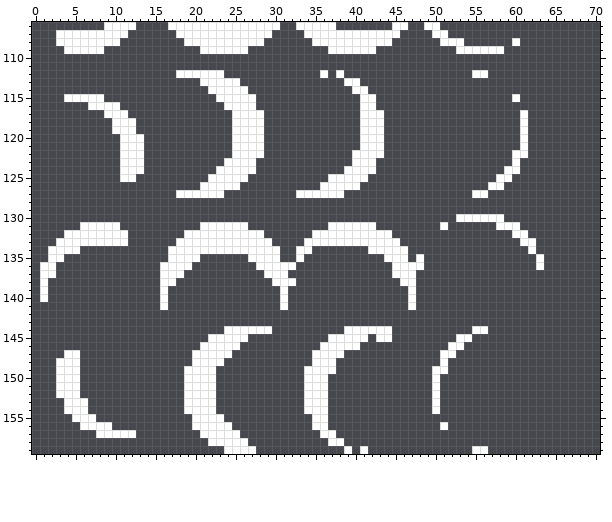
Pixel-art file: aseprite/items.aseprite. The first picture shows the starting point.
160x160 pixels, 1 frame. Pixels under 10% opacity are left out. Colours within 5 levels of each other are drawn and written as one. Shown: x 0..70, y 106..159.
New version:
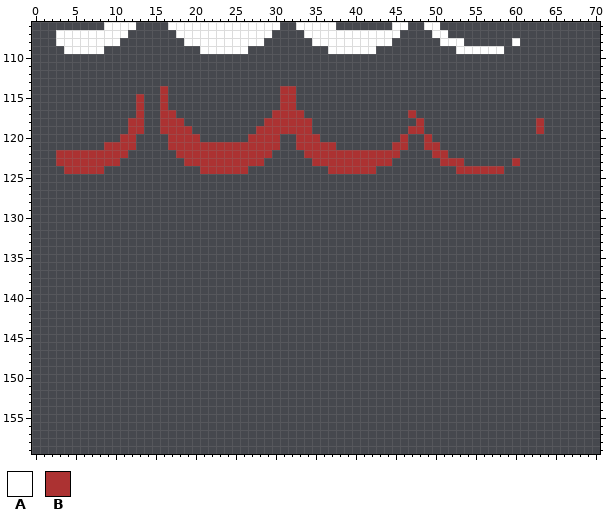
Palette (. is transparent): A #ffffff  B #ac3232
From old to new:
The author put colour B in row 114 at x 16 and 31 to 32; in rows 115 to 116 at x 13, 16 and 31 to 32; in row 117 at x 13, 16 to 17, 30 to 33 and 47; in row 118 at x 13, 16 to 18, 29 to 34, 48 and 63; in row 119 at x 13, 16 to 19, 29 to 34, 47 to 48 and 63; in row 120 at x 17 to 20, 29 to 30, 33 to 35, 46 and 49.
The author put colour B in row 121 at x 9 to 10, 17 to 24, 29 to 30, 33 to 37, 45 to 46 and 49 to 50; in row 122 at x 3 to 10, 18 to 24, 29, 34 to 39, 44 to 45 and 50 to 51; in row 123 at x 3 to 10, 19 to 23, 28, 35 to 39, 43 to 44 and 51 to 53; in row 124 at x 4 to 8, 21 to 22, 37 to 38 and 53 to 58.
Colour A becomes colour B in row 118 at x 12; in row 119 at x 12 and 28; in row 120 at x 11 to 12 and 27 to 28; in row 121 at x 11 to 12 and 25 to 28; in row 122 at x 11, 25 to 28 and 40 to 43; in row 123 at x 24 to 27, 40 to 42 and 60.
Colour A becomes colour B in row 124 at x 23 to 26 and 39 to 42.
Colour A is removed in row 112 at x 18 to 23, 36, 38 and 55 to 56; in row 113 at x 21 to 25 and 39 to 40; in row 114 at x 22 to 26 and 40 to 41; in row 115 at x 4 to 8, 23 to 27, 41 to 42 and 60; in row 116 at x 7 to 10, 24 to 27 and 41 to 42; in row 117 at x 9 to 11, 25 to 28, 41 to 43 and 61.
Colour A is removed in row 118 at x 10 to 11, 25 to 28, 41 to 43 and 61; in row 119 at x 10 to 11, 25 to 27, 41 to 43 and 61; in row 120 at x 13, 25 to 26, 41 to 43 and 61; in row 121 at x 13, 41 to 43 and 61; in row 122 at x 12 to 13 and 60 to 61; in row 123 at x 11 to 13.
Colour A is removed in row 124 at x 11 to 13, 27 and 59 to 60; in row 125 at x 11 to 12, 22 to 26, 37 to 41 and 58 to 59; in row 126 at x 21 to 25, 36 to 40 and 57 to 58; in row 127 at x 18 to 23, 33 to 38 and 55 to 56; in row 130 at x 53 to 58; in row 131 at x 6 to 10, 21 to 26, 37 to 42, 51 and 58 to 60.
Colour A is removed in row 132 at x 4 to 11, 19 to 28, 35 to 44 and 60 to 61; in row 133 at x 3 to 11, 18 to 29, 34 to 45 and 61 to 62; in row 134 at x 2 to 5, 17 to 30, 33 to 34, 42 to 46 and 62; in row 135 at x 2 to 3, 17 to 20, 27 to 30, 33, 44 to 46, 48 and 63; in row 136 at x 1 to 2, 16 to 19, 28 to 32, 45 to 48 and 63; in row 137 at x 1 to 2, 16 to 18, 29 to 31 and 45 to 47.
Colour A is removed in row 138 at x 1, 16 to 17, 30 to 32 and 46 to 47; in rows 139 to 140 at x 1, 16, 31 and 47; in row 141 at x 16, 31 and 47; in row 144 at x 24 to 29, 39 to 44 and 55 to 56; in row 145 at x 22 to 26, 37 to 41, 43 to 44 and 53 to 54; in row 146 at x 21 to 25, 36 to 40 and 52 to 53.
Colour A is removed in row 147 at x 4 to 5, 20 to 24, 35 to 38 and 51 to 52; in row 148 at x 3 to 5, 20 to 23, 35 to 37 and 51; in row 149 at x 3 to 5, 19 to 22, 34 to 37 and 50 to 51; in rows 150 to 152 at x 3 to 5, 19 to 22, 34 to 36 and 50; in rows 153 to 154 at x 4 to 6, 19 to 22, 34 to 36 and 50; in row 155 at x 5 to 7, 20 to 23 and 35 to 36.
Colour A is removed in row 156 at x 6 to 9, 20 to 24, 35 to 36 and 51; in row 157 at x 8 to 12, 21 to 25 and 36 to 37; in row 158 at x 22 to 26 and 37 to 38; in row 159 at x 24 to 27, 39, 41 and 55 to 56.
Where, in picture pixels (left, top, right, bottom), the same in both pictures:
changed: (40, 70, 544, 454)
